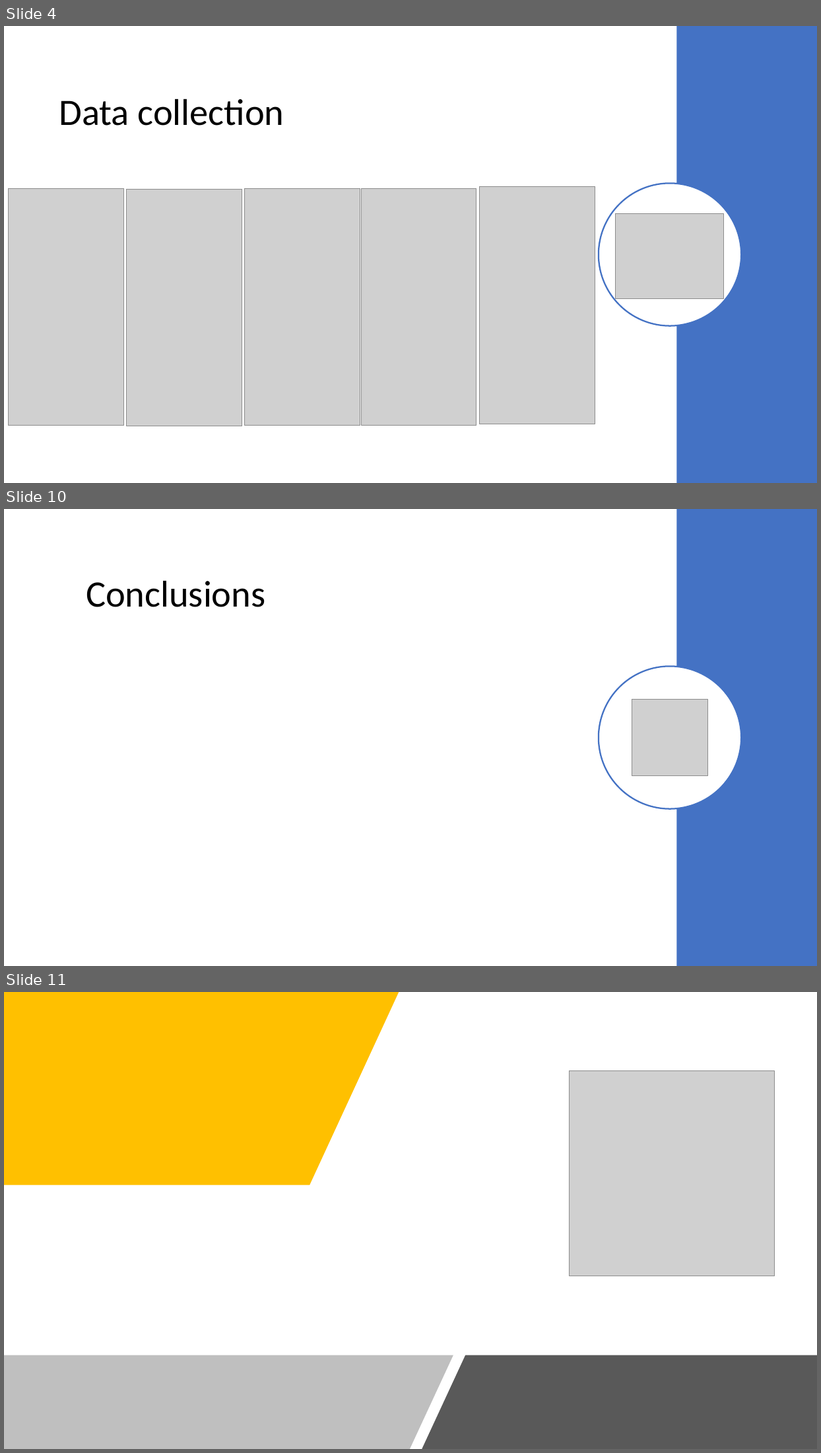
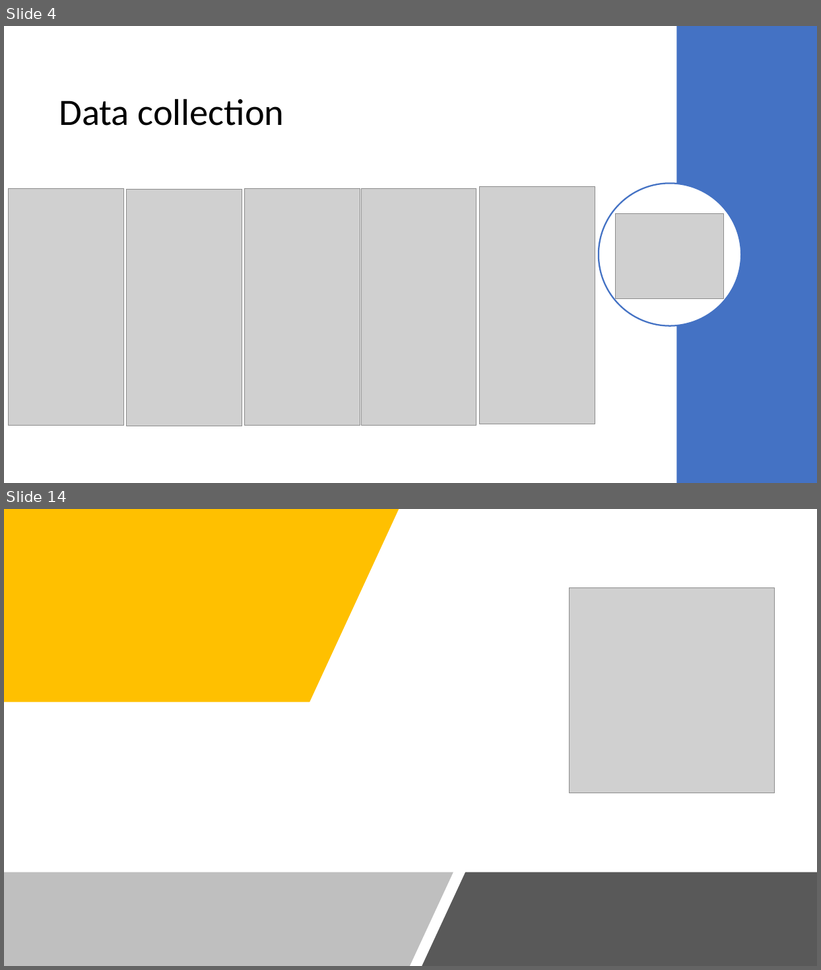
Before and after one commit to cerniello/WalkingPatternClassification_SL, a slide deck: Presentation Group 13.pptx. Shown one above the other, each under a label of ours: slides 4, 10 and 11 before the commit, slides 4 and 14 after it; the slides between them are not shown. The pictures are 821x1453 and 821x970 pixels, drawn with LibreOffice and Linux fonts; fonts in the diff are those of the drawing; grey boxes stand for pictures. Boxes give left, top, right and bottom in pixels: in the first picture for what was removed or moved away, otherwise in the second. Text is boxed around its words. In the diff, an @@ line names an element or a change of style, - is before the commit and + after.

```diff
--- a/Presentation Group 13.pptx
+++ b/Presentation Group 13.pptx
@@ slide 10 removed at (4,509,817,966), background #FFFFFF @@
@@ rectangle removed at (677,509,817,966) @@
@@ title removed at (86,580,265,607) @@
-Conclusions
@@ ellipse removed at (599,666,741,809) @@
@@ picture removed at (632,699,708,776) @@
@@ what was slide 11 is now slide 14 @@
```
Also in this commit, not shown: 5 slides changed, 6 slides added, 2 other slides removed.
